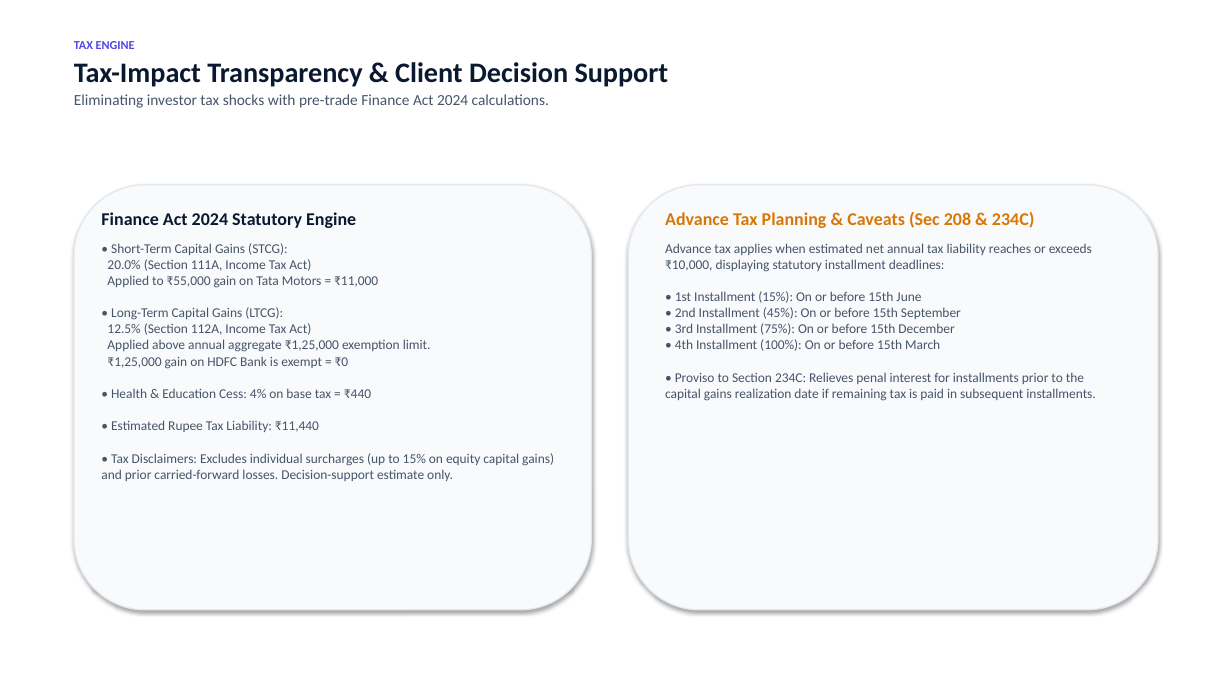
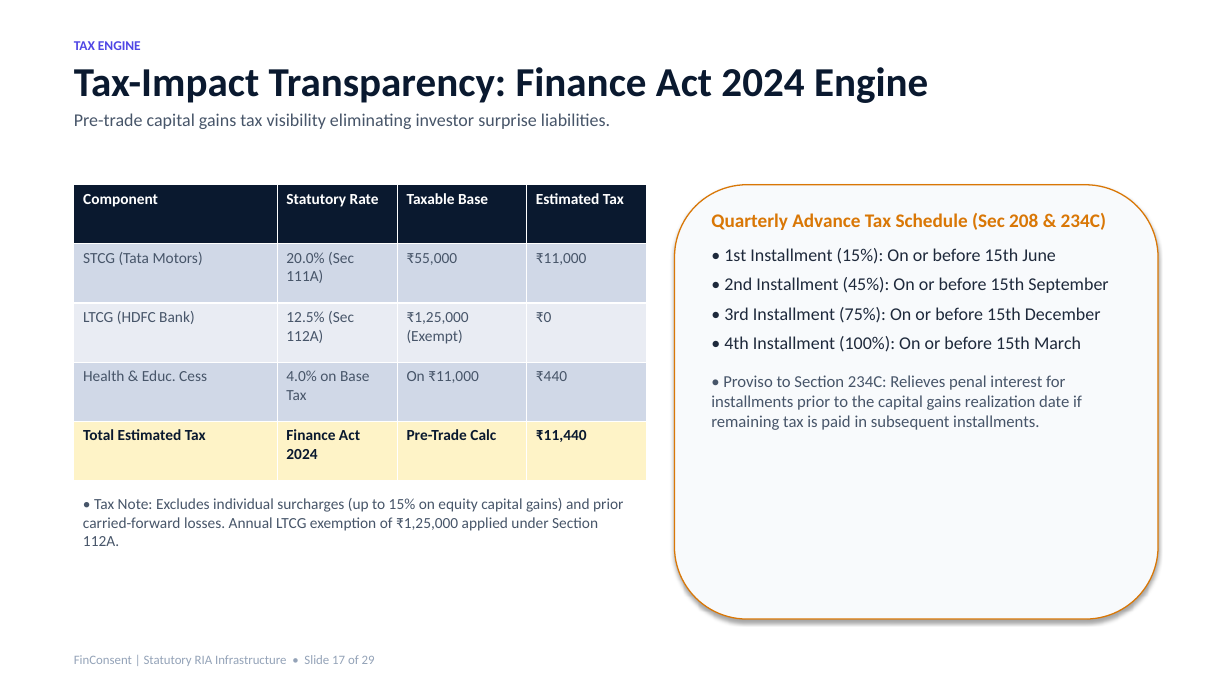
Before and after one commit to AtharvaSDeshpande/FinConsent, a slide deck: slide 17 of FinConsent-Client-Presentation.pptx. Drawn at 1232x693 pixels with LibreOffice and Linux fonts; fonts in the diff are those of the drawing. Boxes give left, top, right and bottom in pixels: in the first picture for what was removed or moved away, otherwise in the second. Text is boxed around its words. In the diff, an @@ line names an element or a change of style, - is before the commit and + after.

```diff
--- a/FinConsent-Client-Presentation.pptx
+++ b/FinConsent-Client-Presentation.pptx
@@ text at box(74, 41, 141, 50): size 9.5 to 10.5 pt in "TAX ENGINE" @@
@@ text at box(74, 67, 928, 129): text changed; size 12 to 14 pt @@
-Tax-Impact Transparency & Client Decision Support
-Eliminating investor tax shocks with pre-trade Finance Act 2024 calculations.
+Tax-Impact Transparency: Finance Act 2024 Engine
+Pre-trade capital gains tax visibility eliminating investor surprise liabilities.
@@ rounded rectangle removed at box(74, 185, 592, 610) @@
@@ table added at box(74, 185, 647, 481), 5 rows, 4 columns @@
+Component | Statutory Rate | Taxable Base | Estimated Tax
+STCG (Tata Motors) | 20.0% (Sec 111A) | ₹55,000 | ₹11,000
+LTCG (HDFC Bank) | 12.5% (Sec 112A) | ₹1,25,000 (Exempt) | ₹0
+Health & Educ. Cess | 4.0% on Base Tax | On ₹11,000 | ₹440
+Total Estimated Tax | Finance Act 2024 | Pre-Trade Calc | ₹11,440
@@ rounded rectangle: place and size @@
-rounded rectangle at box(628, 185, 1158, 610)
+rounded rectangle at box(675, 185, 1158, 619)
@@ rounded rectangle at box(675, 185, 1158, 619): outline #E2E8F0 1 pt to #D97706 1 pt @@
@@ text at box(711, 213, 1108, 430): text changed; size 10.5 to 14 pt; text colour #475569 to #1E293B @@
-Advance Tax Planning & Caveats (Sec 208 & 234C)
-Advance tax applies when estimated net annual tax liability reaches or exceeds ₹10,000, displaying statutory installment deadlines:
-• 1st Installment (15%): On or before 15th June
-• 2nd Installment (45%): On or before 15th September
-• 3rd Installment (75%): On or before 15th December
-• 4th Installment (100%): On or before 15th March
-• Proviso to Section 234C: Relieves penal interest for installments prior to the capital gains realization date if remaining tax is paid in subsequent installments.
+Quarterly Advance Tax Schedule (Sec 208 & 234C)
+• 1st Installment (15%): On or before 15th June
+• 2nd Installment (45%): On or before 15th September
+• 3rd Installment (75%): On or before 15th December
+• 4th Installment (100%): On or before 15th March
+• Proviso to Section 234C: Relieves penal interest for installments prior to the capital gains realization date if remaining tax is paid in subsequent installments.
@@ text at box(83, 498, 623, 546): text changed; size 10.5 to 12 pt @@
-Finance Act 2024 Statutory Engine
-• Short-Term Capital Gains (STCG):
-20.0% (Section 111A, Income Tax Act)
-Applied to ₹55,000 gain on Tata Motors = ₹11,000
-• Long-Term Capital Gains (LTCG):
-12.5% (Section 112A, Income Tax Act)
-Applied above annual aggregate ₹1,25,000 exemption limit.
-₹1,25,000 gain on HDFC Bank is exempt = ₹0
-• Health & Education Cess: 4% on base tax = ₹440
-• Estimated Rupee Tax Liability: ₹11,440
-• Tax Disclaimers: Excludes individual surcharges (up to 15% on equity capital gains) and prior carried-forward losses. Decision-support estimate only.
+• Tax Note: Excludes individual surcharges (up to 15% on equity capital gains) and prior carried-forward losses. Annual LTCG exemption of ₹1,25,000 applied under Section 112A.
@@ text added at box(74, 655, 375, 666), 10 pt, text #94A3B8 @@
+FinConsent | Statutory RIA Infrastructure • Slide 17 of 29
```
Also in this commit, not shown: 25 other slides changed, 3 slides added, 3 slides removed, 44 other files.
